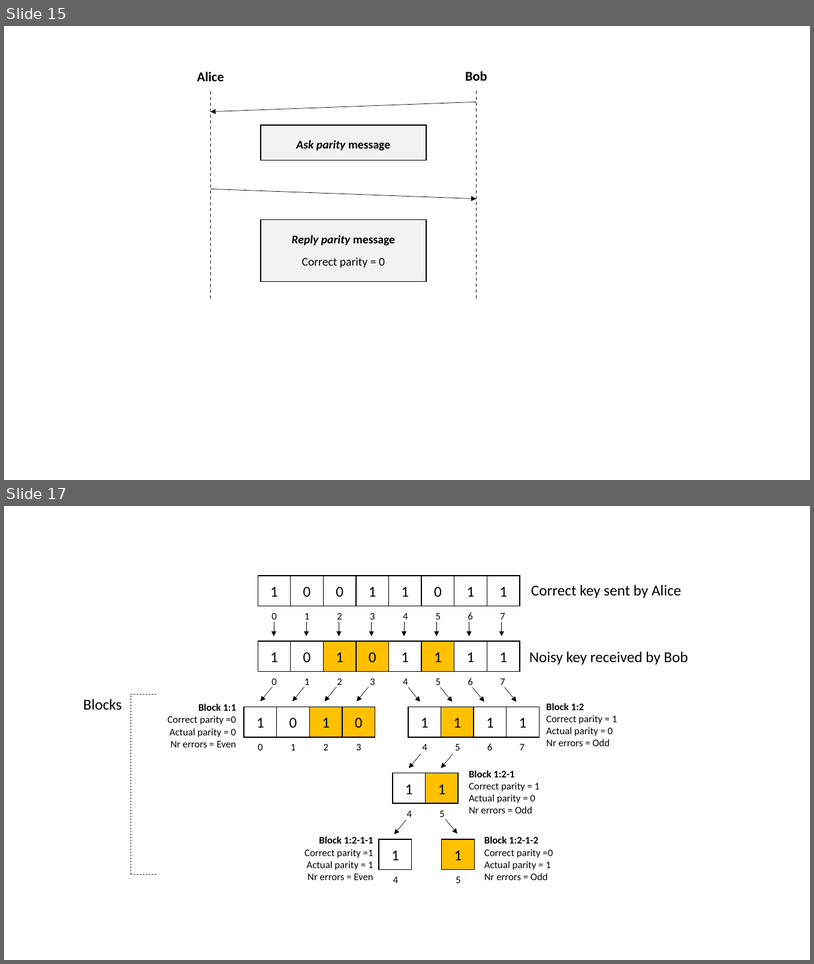
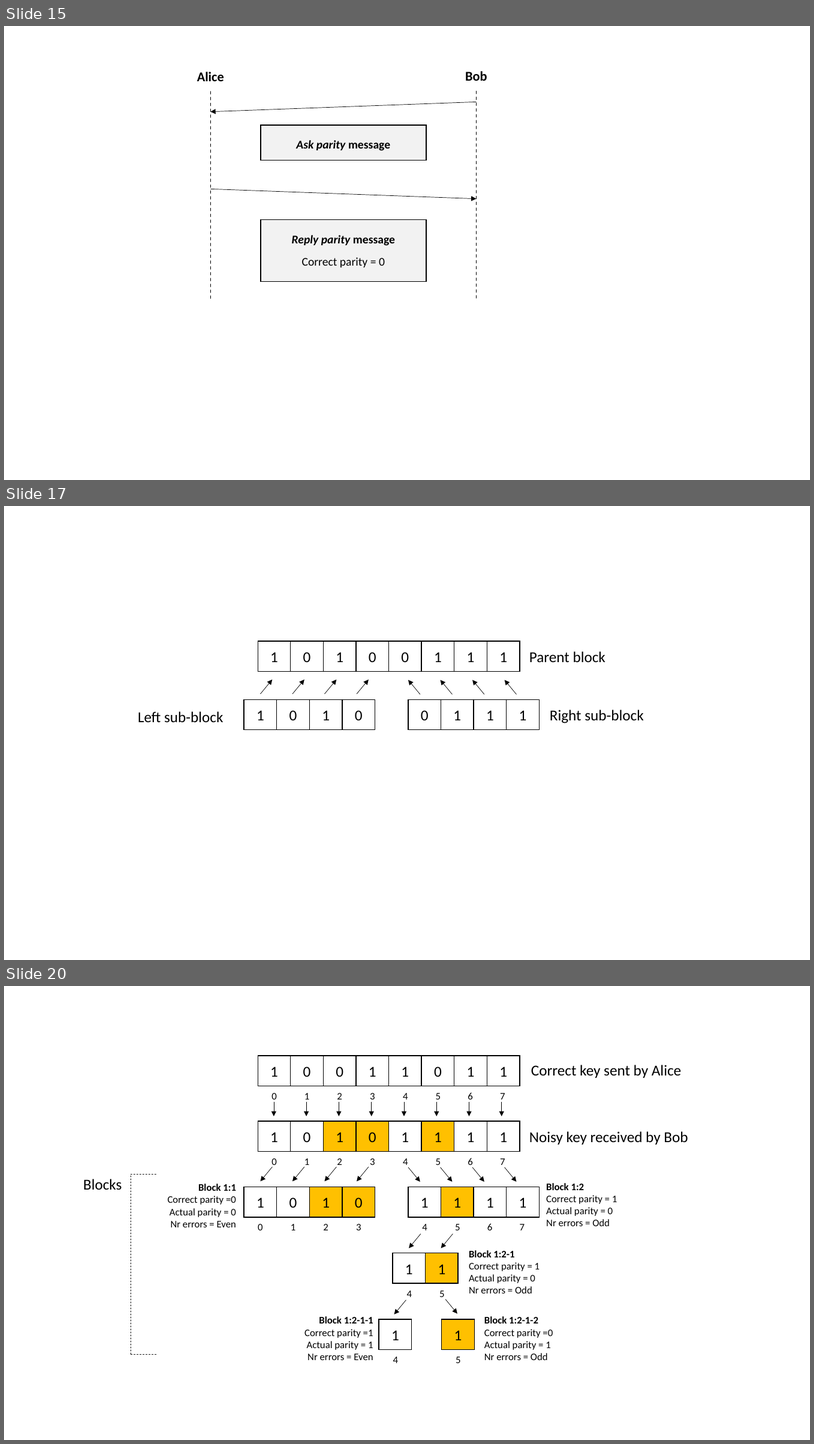
Before and after one commit to brunorijsman/cascade-python, a slide deck: docs/source/figures/figures.pptx. Shown one above the other, each under a label of ours: slides 15 and 17 before the commit, slides 15, 17 and 20 after it; the slides between them are not shown. The pictures are 814x964 and 814x1444 pixels, drawn with LibreOffice and Linux fonts; fonts in the diff are those of the drawing. Boxes give left, top, right and bottom in pixels: in the first picture for what was removed or moved away, otherwise in the second. Text is boxed around its words. In the diff, an @@ line names an element or a change of style, - is before the commit and + after.

Commit message:
binary split block

```diff
--- a/docs/source/figures/figures.pptx
+++ b/docs/source/figures/figures.pptx
@@ slide 17 added at [4,506,810,960], background #FFFFFF @@
@@ group added at [258,641,520,671]: 8 rectangles @@
+1
+0
+1
+0
+0
+1
+1
+1
@@ text added at [530,651,606,662], 18 pt, text #000000 @@
+Parent block
@@ arrow added from (260, 694) to (273, 679), #000000 0.5 pt @@
@@ arrow added from (293, 694) to (305, 679), #000000 0.5 pt @@
@@ arrow added from (324, 694) to (337, 679), #000000 0.5 pt @@
@@ arrow added from (357, 694) to (369, 679), #000000 0.5 pt @@
@@ arrow added from (420, 694) to (409, 679), #000000 0.5 pt @@
@@ arrow added from (452, 694) to (441, 679), #000000 0.5 pt @@
@@ arrow added from (485, 694) to (473, 679), #000000 0.5 pt @@
@@ arrow added from (517, 694) to (505, 679), #000000 0.5 pt @@
@@ group added at [244,700,375,730]: 4 rectangles @@
+1
+0
+1
+0
@@ group added at [409,700,539,730]: 4 rectangles @@
+0
+1
+1
+1
@@ text added at [138,711,223,723], 18 pt, text #000000 @@
+Left sub-block
@@ text added at [550,709,644,723], 18 pt, text #000000 @@
+Right sub-block
@@ what was slide 17 is now slide 20 @@
```
Also in this commit, not shown: 3 other slides added, 1 slide removed, 5 other files.
